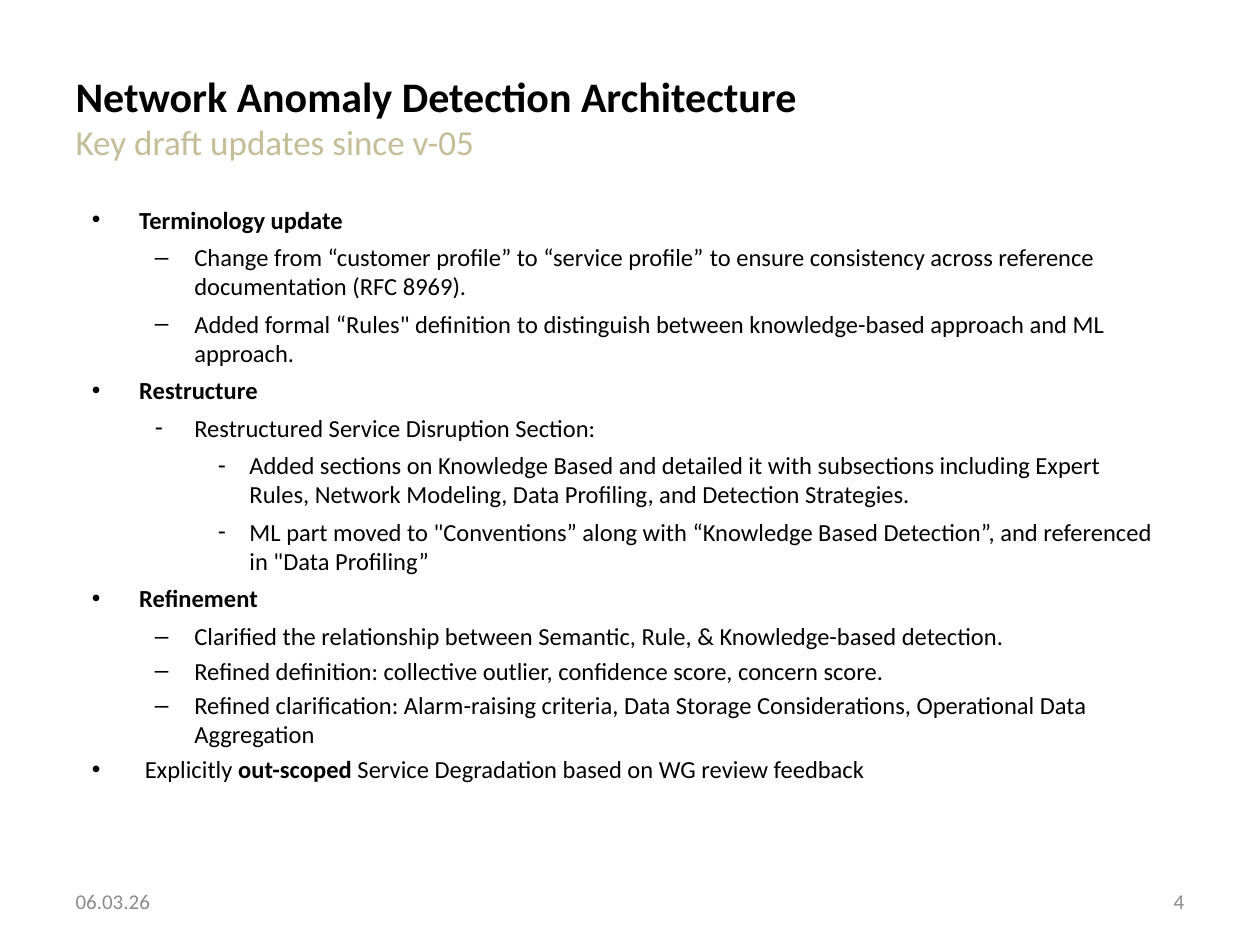
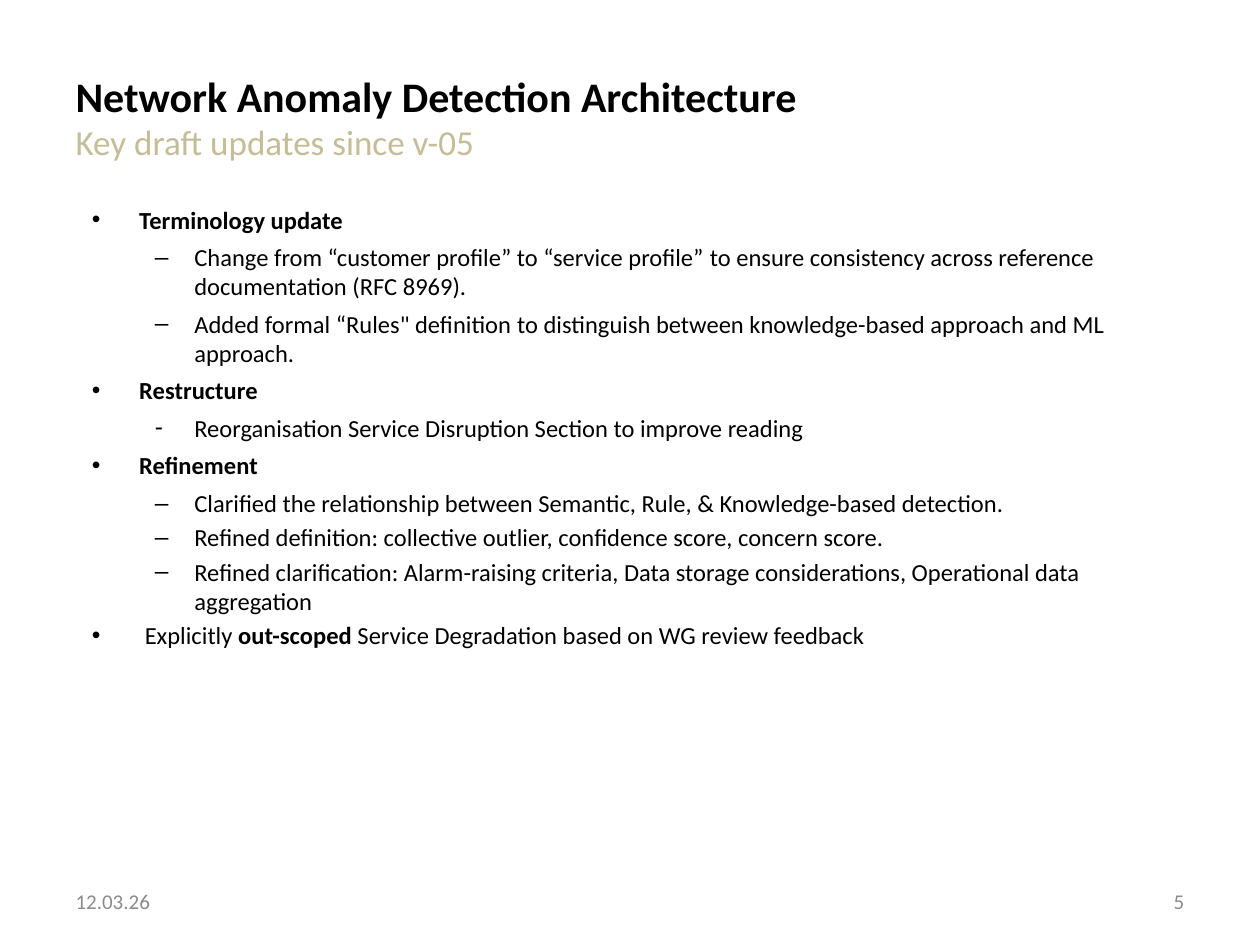
Before and after one commit to network-analytics/ietf-network-analytics-document-status, a slide deck: slide 5 of 125/NMOP/draft-ietf-nmop-network-anomaly-architecture-semantics-lifecycle.pptx (slide 4 before the commit). Drawn at 1260x945 pixels with LibreOffice and Linux fonts; fonts in the diff are those of the drawing. Boxes give left, top, right and bottom in pixels: in the first picture for what was removed or moved away, otherwise in the second. Text is boxed around its words. In the diff, an @@ line names an element or a change of style, - is before the commit and + after.

Commit message:
update NMOP anomaly detection slide decks

```diff
--- a/125/NMOP/draft-ietf-nmop-network-anomaly-architecture-semantics-lifecycle.pptx
+++ b/125/NMOP/draft-ietf-nmop-network-anomaly-architecture-semantics-lifecycle.pptx
@@ text at (194, 420, 803, 442): text changed @@
-  – Restructured Service Disruption Section:
-    – Added sections on Knowledge Based and detailed it with subsections including Expert Rules, Network Modeling, Data Profiling, and Detection Strategies.
-    – ML part moved to "Conventions” along with “Knowledge Based Detection”, and referenced in "Data Profiling”
+  – Reorganisation Service Disruption Section to improve reading
@@ text at (194, 564, 1079, 615): text changed @@
-  – Refined clarification: Alarm-raising criteria, Data Storage Considerations, Operational Data Aggregation
+  – Refined clarification: Alarm-raising criteria, Data storage considerations, Operational data aggregation
@@ text at (76, 895, 150, 909): text changed @@
-06.03.26
+12.03.26
@@ page number at (1174, 895, 1185, 909): text changed @@
-4
+5
```
Also in this commit, not shown: 10 other slides changed, 3 slides added, 2 other files.
